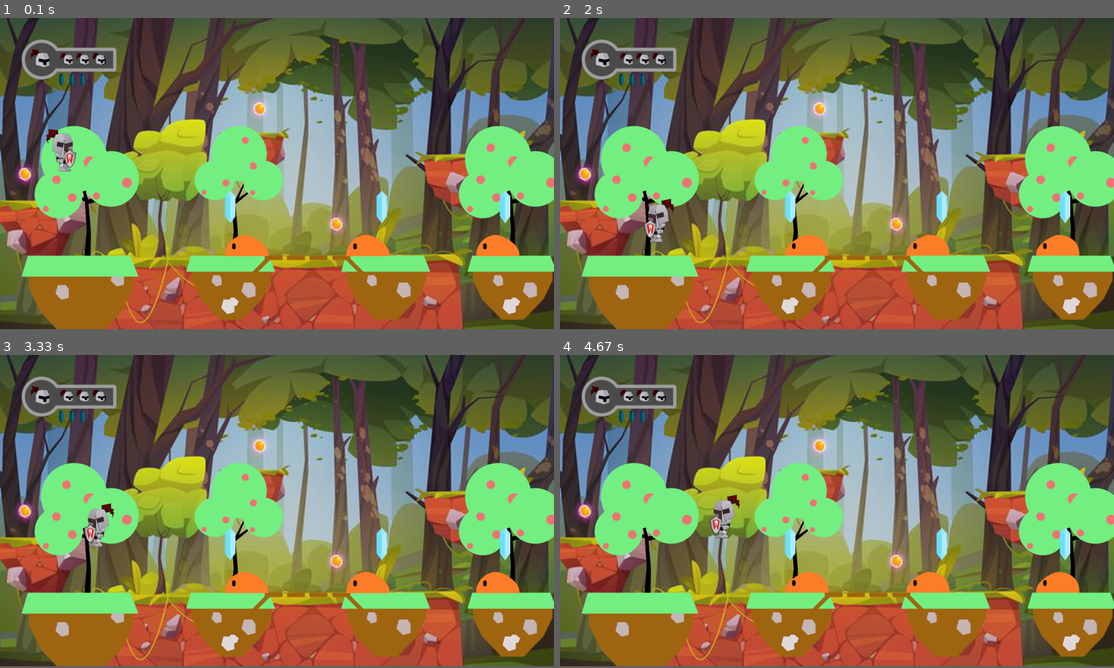
Above: before the commit, frames 1-4 (two rows, left to right).
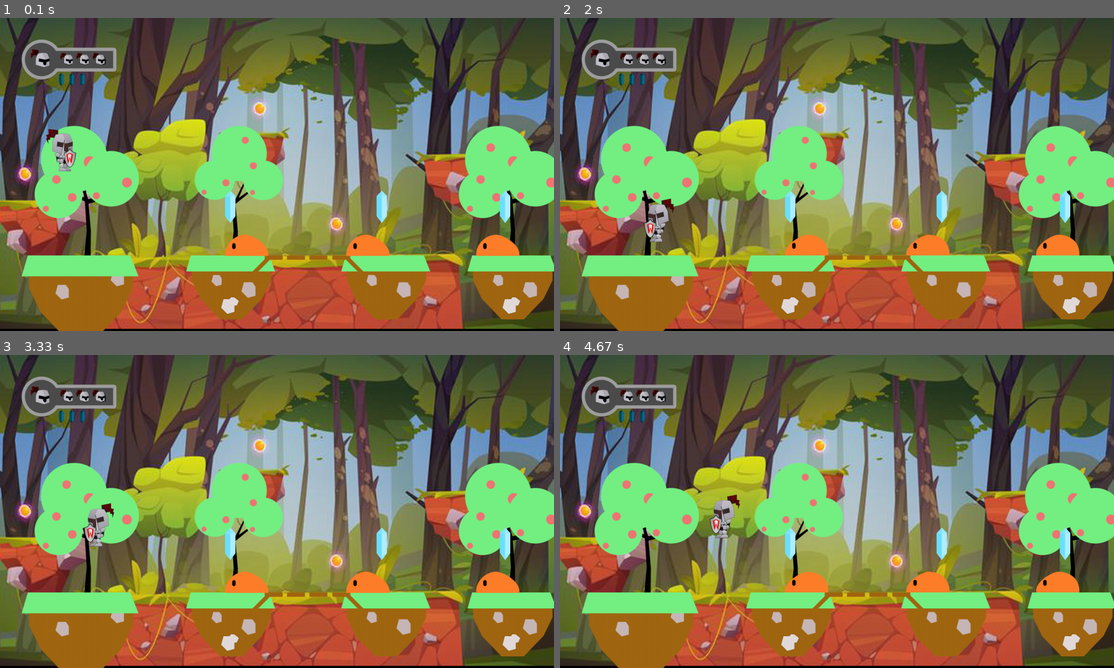
Above: after the commit, the same moments.

Repository: batestin1/PYGAMES
Game: pygame game, started from A HERO IS COMMING/main.py
The game is run twice, just before and just after one commit, with the same random seed, the same clock (stepped at 60 frames per second) and the same inputs.
Inputs:
- Up to frame 1 (0.1 s): no input
- Up to frame 2 (2 s): hold D 0.33-0.8 s; hold D 0.83-1.3 s; tap Space at 0.9, 1.2, 1.4, 1.7, 1.97 s; hold A 1.33-1.87 s; hold A from 1.9 s (still down)
- Up to frame 3 (3.33 s): tap Space at 2.27, 2.4, 2.7, 3.07 s; release A at 2.3 s; hold D 2.33-2.97 s; hold A from 3 s (still down)
- Up to frame 4 (4.67 s): tap Space at 3.37, 3.57, 3.87, 4.07, 4.37, 4.57 s; release A at 3.47 s; hold D 3.5-3.97 s; hold D 4-4.47 s; hold A from 4.5 s (still down)
The window is 900x506 before the commit and 900x509 after it. Grey fills any space a smaller window leaves; there, only what the larger window draws over its background counts as a difference.

The runs differ from the first frame. In frame 1, 0.9% of the frame differs, in the area x 2-100%, y 34-100%; in frame 2, 0.9%; in frame 3, 0.9%; in frame 4, 0.9%.

Commit message:
projeto atualizado 20210903

Diff:
--- a/A HERO IS COMMING/main.py
+++ b/A HERO IS COMMING/main.py
@@ -6,7 +6,7 @@
 
     def __init__(self):
 
-        self.window = pygame.display.set_mode([1280, 720])
+        self.window = pygame.display.set_mode([1280, 725])
         self.title = pygame.display.set_caption("Platform")
 
         self.loop = True
